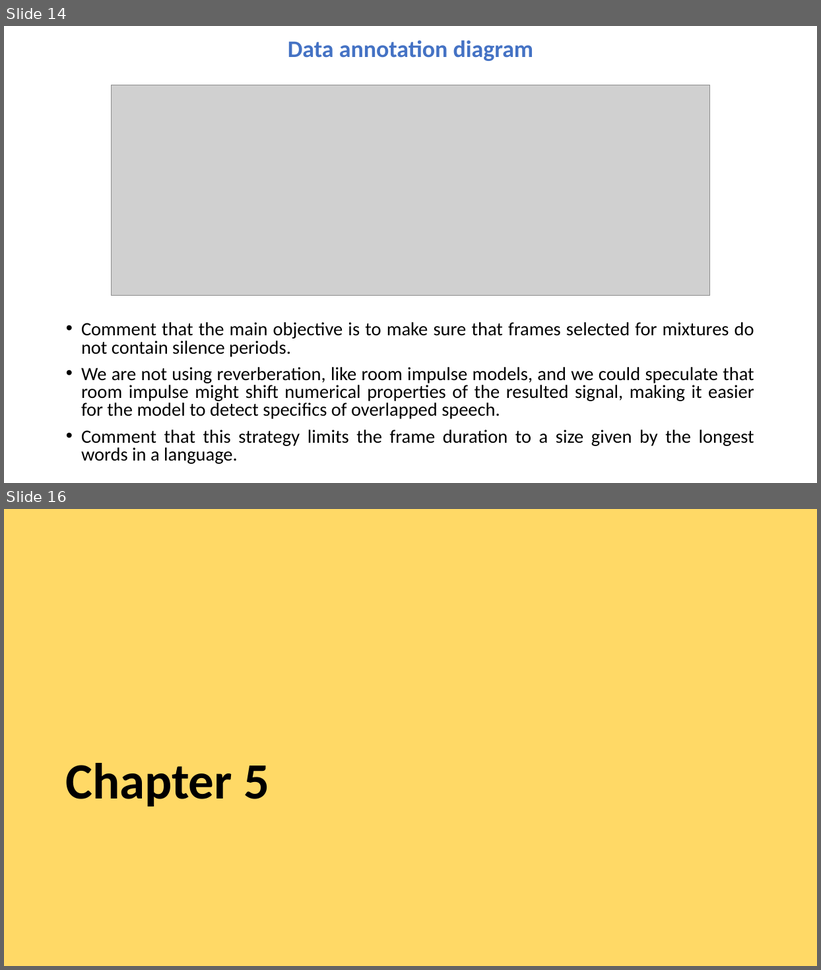
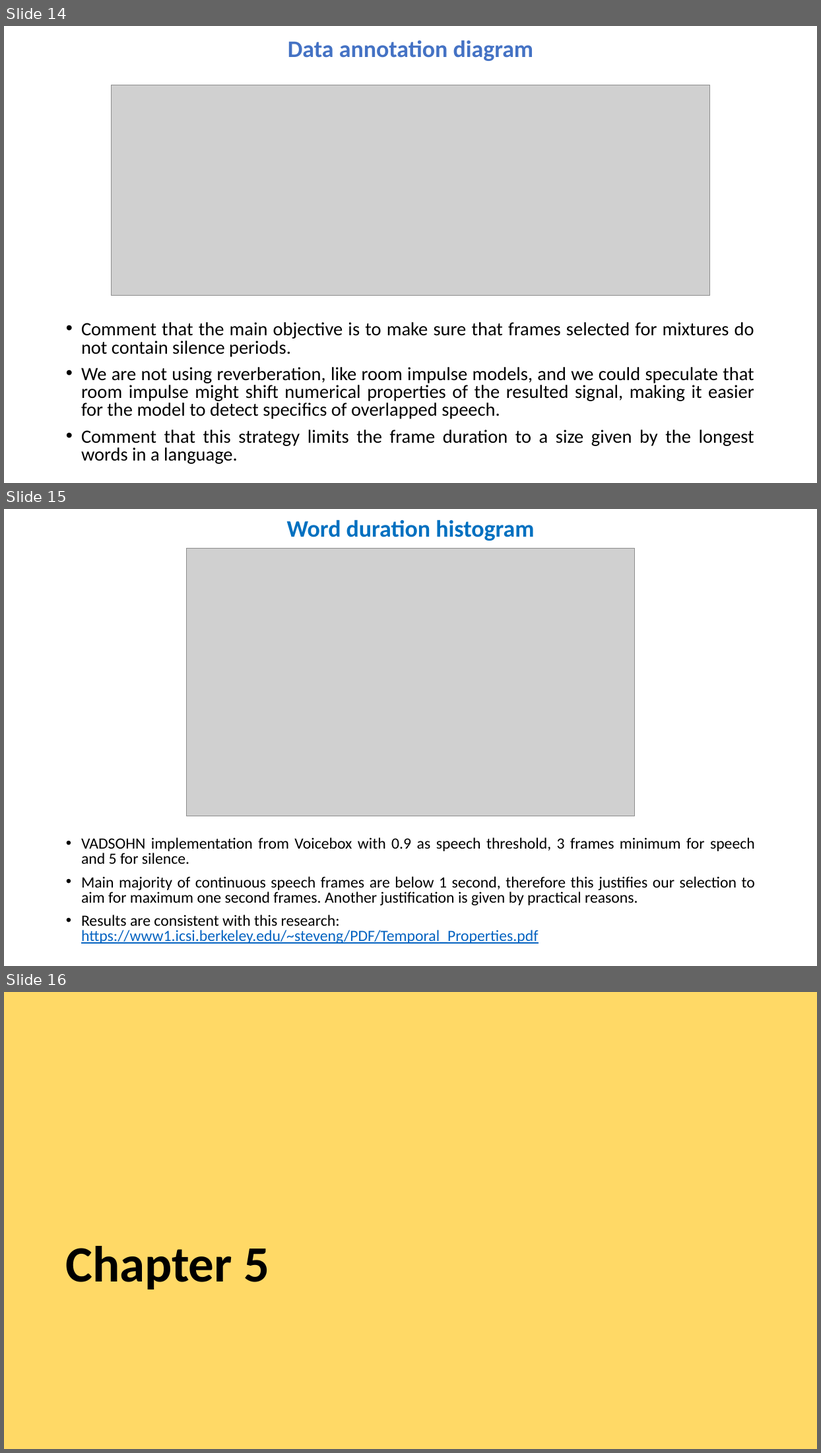
Before and after one commit to valentinandrei/saa_experiments, a slide deck: paper_writing/TOC.pptx. Shown one above the other, each under a label of ours: slides 14 and 16 before the commit, slides 14, 15 and 16 after it; the slides between them are not shown. The pictures are 821x970 and 821x1453 pixels, drawn with LibreOffice and Linux fonts; fonts in the diff are those of the drawing; grey boxes stand for pictures. Boxes give left, top, right and bottom in pixels: in the first picture for what was removed or moved away, otherwise in the second. Text is boxed around its words. In the diff, an @@ line names an element or a change of style, - is before the commit and + after.

```diff
--- a/paper_writing/TOC.pptx
+++ b/paper_writing/TOC.pptx
@@ slide 15 added at [4, 509, 817, 966], background #FFFFFF @@
@@ title added at [287, 520, 534, 541], 28 pt, text #0070C0, bold @@
+Word duration histogram
@@ picture added at [187, 548, 635, 817] @@
@@ text added at [81, 838, 755, 944], 18.5 pt, text #000000 @@
+• VADSOHN implementation from Voicebox with 0.9 as speech threshold, 3 frames minimum for speech and 5 for silence.
+• Main majority of continuous speech frames are below 1 second, therefore this justifies our selection to aim for maximum one second frames. Another justification is given by practical reasons.
+• Results are consistent with this research: https://www1.icsi.berkeley.edu/~steveng/PDF/Temporal_Properties.pdf
```
Also in this commit, not shown: 12 slides changed, 3 other slides added, 1 slide removed, 37 other files.
